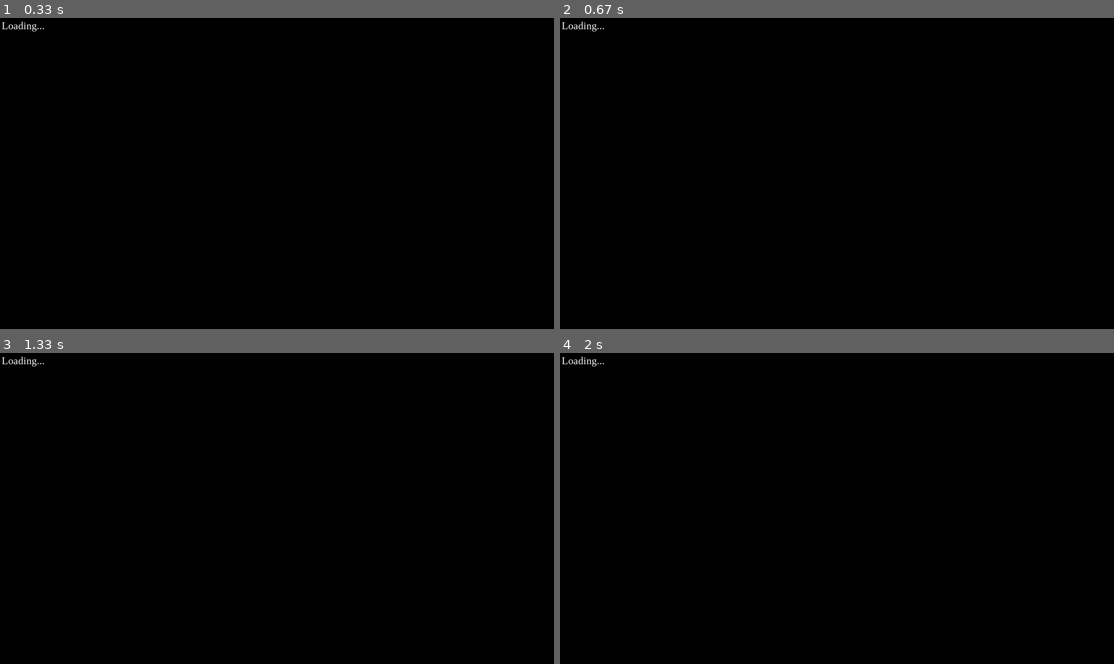
Above: before the commit, frames 1-4 (two rows, left to right).
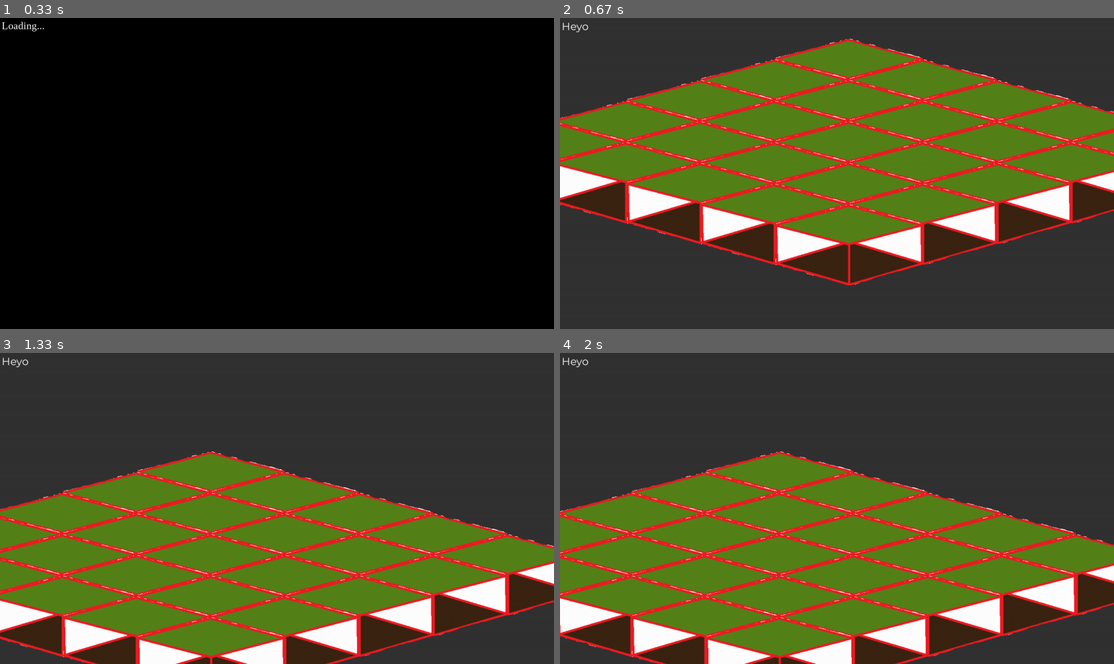
Above: after the commit, the same moments.

Repository: teko-L-TIN-22-Di-a/SpiritCards
Game: pygame game, started from run.py
Two runs of this game, one before a commit and one after it. Both use one fixed random seed, a clock stepped at 60 frames per second and the inputs below.
Inputs:
- Up to frame 1 (0.33 s): no input
- Up to frame 2 (0.67 s): hold D from 0.33 s (still down)
- Up to frame 3 (1.33 s): release D at 0.8 s; hold W 0.83-1.13 s; hold D from 1.17 s (still down)
- Up to frame 4 (2 s): release D at 1.63 s; hold A from 1.67 s (still down)

Frame 1 is identical in both runs. In frame 2, 100% of the frame differs, in the area x 0-100%, y 0-100%; in frame 3, 100%; in frame 4, 100%.

Commit message:
Improved asset handling and added a simple isometric base for the minigame later.

Diff:
--- /dev/null
+++ b/spirit_cards/asset_map.py
@@ -0,0 +1,6 @@
+# Textures
+TEST_SPRITE_SHEET = "assets/link_sprite_sheet.png"
+TEST_TILE = "assets/test_tile.png"
+
+# Fonts
+MONTSERRAT_24 = "assets/fonts/Montserrat-Regular.ttf"
--- a/spirit_cards/constants.py
+++ b/spirit_cards/constants.py
@@ -1,2 +1 @@
 FRAME_RATE = 60
-TICK_RATE = 1000/FRAME_RATE
--- a/spirit_cards/example_code/secondary_scene.py
+++ b/spirit_cards/example_code/secondary_scene.py
@@ -1,22 +1,92 @@
+import random
 import pygame
+from spirit_cards.asset_map import MONTSERRAT_24, TEST_SPRITE_SHEET, TEST_TILE
+from spirit_cards.pygame_extension.event_buffer import EventBuffer
 
 from spirit_cards.pygame_extension.pygame_services import *
 from spirit_cards.core.scene import Scene
+from spirit_cards.services.asset_manager import AssetManager
+from spirit_cards.services.global_services import ASSET_MANAGER
+
+class Tile:
+    y: int = 1
+
+    def __init__(self, y):
+        self.y = y
 
 class SecondaryScene(Scene):
 
+    _event_buffer: EventBuffer
     _surface: pygame.Surface
     _font: pygame.font.Font
+    _texture: pygame.surface.Surface
+
+    _tile_map: list[list[Tile]]
+    _map_surface: pygame.Surface
+
+    _offset = (0, 0)
 
     def init(self, parameters: any = None) -> None:
+        asset_manager: AssetManager = self.context.get_service(ASSET_MANAGER)
+        self._event_buffer = self.context.get_service(EVENT_BUFFER)
         self._surface = self.context.get_service(SCREEN_SURFACE)
-        self._font = pygame.font.SysFont('timesnewroman',  24)
+        self._texture = asset_manager.get_image(TEST_TILE)
+
+        self._font = asset_manager.get_font(MONTSERRAT_24)
+
+        # self._tile_map = [[Tile(random.randrange(10, 15)/10) for z in range(0,5)] for x in range(0,5)]
+        map_size = (5,5)
+        self._tile_map = [[Tile(1) for z in range(0,map_size[1])] for x in range(0,map_size[0])]
+
+        # Prerender map
+
+        tile_size = self._texture.get_size()
+        half_size = (
+            tile_size[0]/2,
+            48 #tile_size[1]/4
+        )
+
+        map_surface_size = (
+            map_size[0]*half_size[0] + map_size[1]*half_size[0],
+            max(map_size[0], map_size[1]) * half_size[1]*2 + tile_size[1] - half_size[1]
+        )
+
+        self._map_surface = pygame.surface.Surface((map_surface_size[0], map_surface_size[1]), pygame.SRCALPHA)
+        start_offset = (map_surface_size[0]- map_size[1]*half_size[0]-half_size[0], 0)
+
+        for x, row in enumerate(self._tile_map):
+            for z, item in enumerate(row):
+
+                x_part = (half_size[0]*x, half_size[1]*x)
+                z_part = (half_size[0]*-z, half_size[1]*z)
+                y_part = (0, half_size[1]*item.y)
+                xyz_pos = (x_part[0] + z_part[0] + y_part[0], x_part[1] + z_part[1] + y_part[1])
+
+                pos = (xyz_pos[0] + start_offset[0], xyz_pos[1] + start_offset[1])
+                self._map_surface.blit(self._texture, pos)
 
     def process(self, delta: int) -> None:
 
+        speed = 10
+
+        pressed_keys = pygame.key.get_pressed()
+        if(pressed_keys[pygame.K_w]):
+            self._offset = (self._offset[0], self._offset[1]+speed)
+        if(pressed_keys[pygame.K_s]):
+            self._offset = (self._offset[0], self._offset[1]-speed)
+        if(pressed_keys[pygame.K_a]):
+            self._offset = (self._offset[0]+speed, self._offset[1])
+        if(pressed_keys[pygame.K_d]):
+            self._offset = (self._offset[0]-speed, self._offset[1])
+
+        tile_size = self._texture.get_size()
+        half_size = (tile_size[0]/2, tile_size[1]/4)
+
         self._surface.fill(pygame.Color(50,50,50))
-        text = self._font.render("Heyo", True, "Black")
+        text = self._font.render("Heyo", True, "White")
         self._surface.blit(text, (4, 4))
+
+        self._surface.blit(self._map_surface, self._offset)
 
 
     def cleanup(self) -> None:
--- a/spirit_cards/main.py
+++ b/spirit_cards/main.py
@@ -1,8 +1,11 @@
+from spirit_cards.asset_map import MONTSERRAT_24, TEST_SPRITE_SHEET, TEST_TILE
 from spirit_cards.constants import FRAME_RATE
+from spirit_cards.example_code.secondary_scene import SecondaryScene
+from spirit_cards.main_scenes.load_scene.asset_loader import FONT_SIZE, AssetLoadConfiguration
 from spirit_cards.main_scenes.load_scene.load_scene import LoadScene, LoadSceneParameters
 from spirit_cards.pygame_extension.pygame_engine import PygameConfiguration, PygameEngine
 from spirit_cards.example_code.example_scene import ExampleScene
-from spirit_cards.services.asset_manager import AssetManager
+from spirit_cards.services.asset_manager import AssetManager, AssetType
 from spirit_cards.services.global_services import ASSET_MANAGER
 
 def main():
@@ -14,9 +17,12 @@
     configuration = PygameConfiguration(
         start_scene = LoadScene,
         start_scene_parameters = LoadSceneParameters(
-            scene = ExampleScene,
+            scene = SecondaryScene,
             load_files = {
-                "test": "image"
+                TEST_SPRITE_SHEET: AssetLoadConfiguration(type=AssetType.Image),
+                TEST_TILE: AssetLoadConfiguration(type=AssetType.Image),
+
+                MONTSERRAT_24: AssetLoadConfiguration(type=AssetType.Font, parse_parameters={FONT_SIZE: 24})
             }
         ),
         frame_rate = FRAME_RATE
--- /dev/null
+++ b/spirit_cards/main_scenes/load_scene/asset_loader.py
@@ -0,0 +1,50 @@
+
+import pygame
+
+from dataclasses import dataclass
+from threading import Thread
+
+from spirit_cards.services.asset_manager import AssetType
+
+DEFAULT_FONT_SIZE = 16
+FONT_SIZE = "font_size"
+
+@dataclass
+class AssetLoadConfiguration:
+    type: AssetType
+    parse_parameters: any = None
+
+class AssetLoader():
+    def load(load_entries: dict[str, AssetLoadConfiguration]) -> dict[str, any]:
+        load_results: dict[str, any] = {}
+
+        for entry in load_entries:
+
+            if(load_entries[entry].type == AssetType.Image):
+                print(f"LoadThread | Loading image '{entry}'")
+                load_results[entry] = pygame.image.load(entry)
+                continue
+
+            if(load_entries[entry].type == AssetType.Font):
+                print(f"LoadThread | Loading font '{entry}'")
+                parse_parameters = load_entries[entry].parse_parameters
+                font_size = parse_parameters[FONT_SIZE] if parse_parameters[FONT_SIZE] is not None else DEFAULT_FONT_SIZE
+                load_results[entry] = pygame.font.Font(entry, font_size)
+                continue
+
+            print(f"LoadThread | Couldn't load {entry} unkown type {load_entries[entry].type}")
+
+        return load_results
+
+class LoadThread(Thread):
+
+    _load_entries: dict[str, AssetType]
+    _load_results: dict[str, any] = {}
+
+    def __init__(self, load_entries: dict[str, AssetType]):
+        super().__init__()
+        self._load_entries = load_entries
+
+
+    def run(self):
+        self._load_results = AssetLoader.load(self._load_entries)
--- a/spirit_cards/main_scenes/load_scene/load_scene.py
+++ b/spirit_cards/main_scenes/load_scene/load_scene.py
@@ -1,20 +1,21 @@
+
+import pygame
 
 from dataclasses import dataclass
-from typing import Literal
-
-import pygame
 
 from spirit_cards.core.engine_services import SCENE_SWITCHER
 
 from spirit_cards.core.scene import Scene
 from spirit_cards.core.scene_switcher import SceneSwitcher
-from spirit_cards.main_scenes.load_scene.load_thread import LoadThread
+from spirit_cards.main_scenes.load_scene.asset_loader import LoadThread
 from spirit_cards.pygame_extension.pygame_services import EVENT_BUFFER, SCREEN_SURFACE
+from spirit_cards.services.asset_manager import AssetManager, AssetType
+from spirit_cards.services.global_services import ASSET_MANAGER
 
 @dataclass
 class LoadSceneParameters:
     # Format: { path: type }
-    load_files: dict[str, Literal["image"]]
+    load_files: dict[str, AssetType]
     scene: type[Scene]
     scene_parameters: any = None
 
@@ -24,6 +25,7 @@
 
     _scene_switcher: SceneSwitcher
     _surface: pygame.Surface
+    _asset_manager: AssetManager
 
     _font: pygame.font.Font
     _thread: LoadThread
@@ -32,17 +34,18 @@
         self._parameters = parameters
 
         self._scene_switcher = self.context.get_service(SCENE_SWITCHER)
-
         self._surface = self.context.get_service(SCREEN_SURFACE)
+        self._asset_manager = self.context.get_service(ASSET_MANAGER)
 
         self._font = pygame.font.SysFont('timesnewroman',  24)
 
-        self._thread = LoadThread()
+        self._thread = LoadThread(parameters.load_files)
         self._thread.start()
 
     def process(self, delta: float) -> None:
 
         if(not self._thread.is_alive()):
+            self._asset_manager.register_asset_map(self._thread._load_results)
             self._thread.join()
             self._scene_switcher.load_scene(self._parameters.scene(self.context), self._parameters.scene_parameters)
 
--- a/spirit_cards/main_scenes/load_scene/load_thread.py
+++ /dev/null
@@ -1,10 +0,0 @@
-from threading import Thread
-from time import sleep
-
-
-class LoadThread(Thread):
-
-    def run(self):
-        print("Started Thread")
-        sleep(3)
-        print("Done with Thread")
--- a/spirit_cards/pygame_extension/pygame_engine.py
+++ b/spirit_cards/pygame_extension/pygame_engine.py
@@ -1,5 +1,6 @@
+import pygame
+
 from dataclasses import dataclass
-import pygame
 
 from spirit_cards.core.engine import Engine
 from spirit_cards.core.scene import Scene
--- a/spirit_cards/services/asset_manager.py
+++ b/spirit_cards/services/asset_manager.py
@@ -1,2 +1,33 @@
+import pygame
+
+from enum import Enum
+
+class AssetType(Enum):
+    Image = "Image"
+    Font = "Font"
+
 class AssetManager:
-    pass
+
+    _asset_map: dict[str, any] = {}
+
+    def register_asset_map(self, asset_map: dict[str, any]) -> None:
+        for entry in asset_map: self._asset_map[entry] = asset_map[entry]
+
+    def register_assets(self, key: str, asset: any) -> None:
+        self._asset_map[key] = asset
+
+    def get_asset(self, key: str) -> any:
+        return self._asset_map[key]
+
+    def get_image(self, key: str) -> pygame.surface.Surface:
+        return self.get_asset_type_safe(key, pygame.surface.Surface)
+
+    def get_font(self, key: str) -> pygame.font.Font:
+        return self.get_asset_type_safe(key, pygame.font.Font)
+
+    def get_asset_type_safe(self, key: str, asset_type: type) -> any:
+        asset = self._asset_map[key]
+
+        if type(asset) is asset_type: return asset
+
+        raise Exception(f"AssetManager | Tried to Load '{key}' as '{asset_type.__qualname__}' but was '{type(asset).__qualname__}'")
Binary file added: assets/fonts/Montserrat-Black.ttf
Binary file added: assets/fonts/Montserrat-BlackItalic.ttf
Binary file added: assets/fonts/Montserrat-Bold.ttf
Binary file added: assets/fonts/Montserrat-BoldItalic.ttf
Binary file added: assets/fonts/Montserrat-ExtraBold.ttf
Binary file added: assets/fonts/Montserrat-ExtraBoldItalic.ttf
Binary file added: assets/fonts/Montserrat-ExtraLight.ttf
Binary file added: assets/fonts/Montserrat-ExtraLightItalic.ttf
Binary file added: assets/fonts/Montserrat-Italic.ttf
Binary file added: assets/fonts/Montserrat-Light.ttf
Binary file added: assets/fonts/Montserrat-LightItalic.ttf
Binary file added: assets/fonts/Montserrat-Medium.ttf
(and 7 more such lines)
